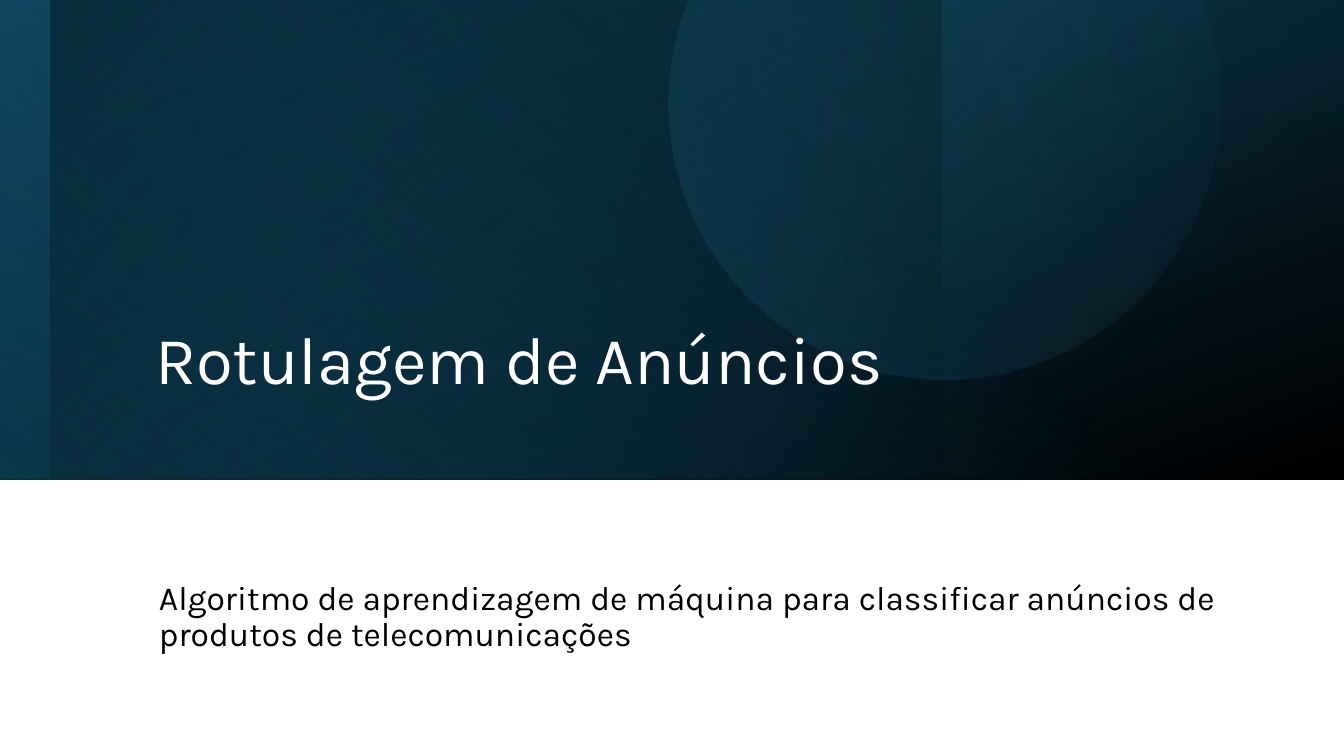
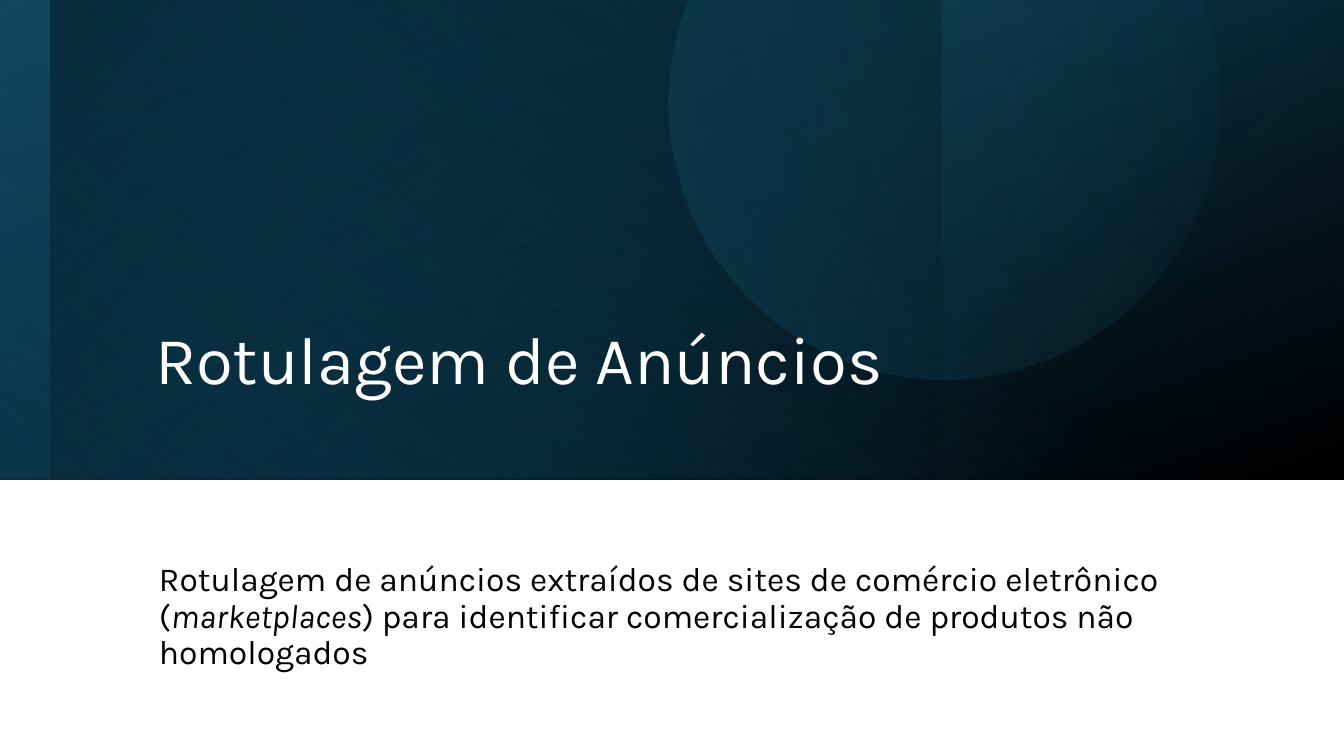
Before and after one commit to InovaFiscaliza/dados-pacp, a slide deck: slide 1 of sch/docs/Rotulagem de Anúncios.pptx. Drawn at 1344x756 pixels with LibreOffice and Linux fonts; fonts in the diff are those of the drawing. Boxes give left, top, right and bottom in pixels: in the first picture for what was removed or moved away, otherwise in the second. Text is boxed around its words. In the diff, an @@ line names an element or a change of style, - is before the commit and + after.

```diff
--- a/sch/docs/Rotulagem de Anúncios.pptx
+++ b/sch/docs/Rotulagem de Anúncios.pptx
@@ subtitle at [159,565,1158,673]: text changed @@
-Algoritmo de aprendizagem de máquina para classificar anúncios de produtos de telecomunicações
+Rotulagem de anúncios extraídos de sites de comércio eletrônico (marketplaces) para identificar comercialização de produtos não homologados
```
Also in this commit, not shown: 8 other slides changed, 4 slides added, 4 slides removed, 2 other files.
